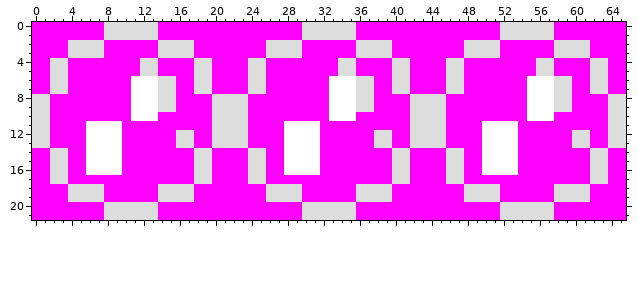
Edited in one commit: sprite sheet (Project Rioman/Project Rioman/Content/Video/enemies/ttbullets1.png). That is the earlier state.
The file is 66x22 pixels.
After:
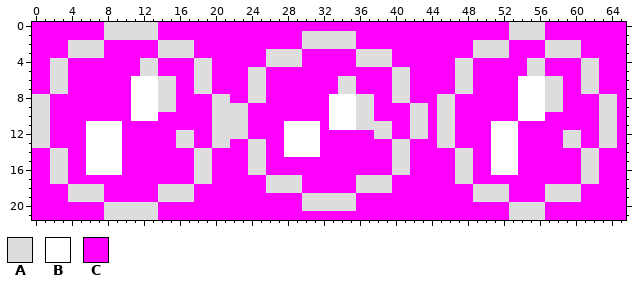
Palette (. is transparent): A #dddddd  B #ffffff  C #ff00ff
From old to new:
y 0: x 30..35 AAAAAA -> CCCCCC; x 52 A -> C; x 57 A -> C
y 1: x 52 A -> C; x 57 A -> C
y 2: x 26..39 AAAACCCCCCAAAA -> CCCCAAAAAACCCC; x 48 A -> C; x 52 C -> A; x 57 C -> A; x 61 A -> C
y 3: x 48 A -> C; x 52 C -> A; x 57 C -> A; x 61 A -> C
y 4: x 24..29 AACCCC -> CCAAAA; x 34..41 AACCCCAA -> CCAAAACC; x 46 A -> C; x 48 C -> A; x 55 C -> A; x 57 A -> C; x 61 C -> A; x 63 A -> C
y 5: x 34..35 AA -> CC; x 46 A -> C; x 48 C -> A; x 55 C -> A; x 57 A -> C; x 61 C -> A; x 63 A -> C
y 6..7: x 33..37 BBBAA -> CAACC; x 46 A -> C; x 48 C -> A; x 54 C -> B; x 57 B -> A; x 59 A -> C; x 61 C -> A; x 63 A -> C
y 8: x 22..25 AACC -> CCAA; x 40..44 CCAAA -> AACCC; x 46 C -> A; x 54 C -> B; x 57 B -> A; x 59 A -> C; x 63 C -> A; x 65 A -> C
y 9: x 44 A -> C; x 46 C -> A; x 54 C -> B; x 57 B -> A; x 59 A -> C; x 63 C -> A; x 65 A -> C
y 10: x 36..37 CC -> AA; x 44 A -> C; x 46 C -> A; x 54 C -> B; x 57 B -> C; x 63 C -> A; x 65 A -> C
y 11: x 33..39 CCCCCCC -> BBBAAAA; x 44 A -> C; x 46 C -> A; x 50 B -> C; x 63 C -> A; x 65 A -> C
y 12: x 44 A -> C; x 46 C -> A; x 50 B -> C; x 59 C -> A; x 61 A -> C; x 63 C -> A; x 65 A -> C
y 13: x 22..25 AACC -> CCAA; x 38..44 AACCAAA -> CCAACCC; x 46 C -> A; x 50 B -> C; x 59 C -> A; x 61 A -> C; x 63 C -> A; x 65 A -> C
y 14: x 46 A -> C; x 48 C -> A; x 50 B -> C; x 61 C -> A; x 63 A -> C
y 15..16: x 28..31 BBBB -> CCCC; x 46 A -> C; x 48 C -> A; x 50 B -> C; x 61 C -> A; x 63 A -> C
y 17: x 24..29 AACCCC -> CCAAAA; x 36..41 CCCCAA -> AAAACC; x 46 A -> C; x 48 C -> A; x 61 C -> A; x 63 A -> C
y 18: x 48 A -> C; x 52 C -> A; x 57 C -> A; x 61 A -> C
y 19: x 26..39 AAAACCCCCCAAAA -> CCCCAAAAAACCCC; x 48 A -> C; x 52 C -> A; x 57 C -> A; x 61 A -> C
y 20: x 52 A -> C; x 57 A -> C
y 21: x 30..35 AAAAAA -> CCCCCC; x 52 A -> C; x 57 A -> C
Changed places in both pictures, as pixel boxes (x1, y1, x2, y2):
changed: (230, 22, 626, 220)
